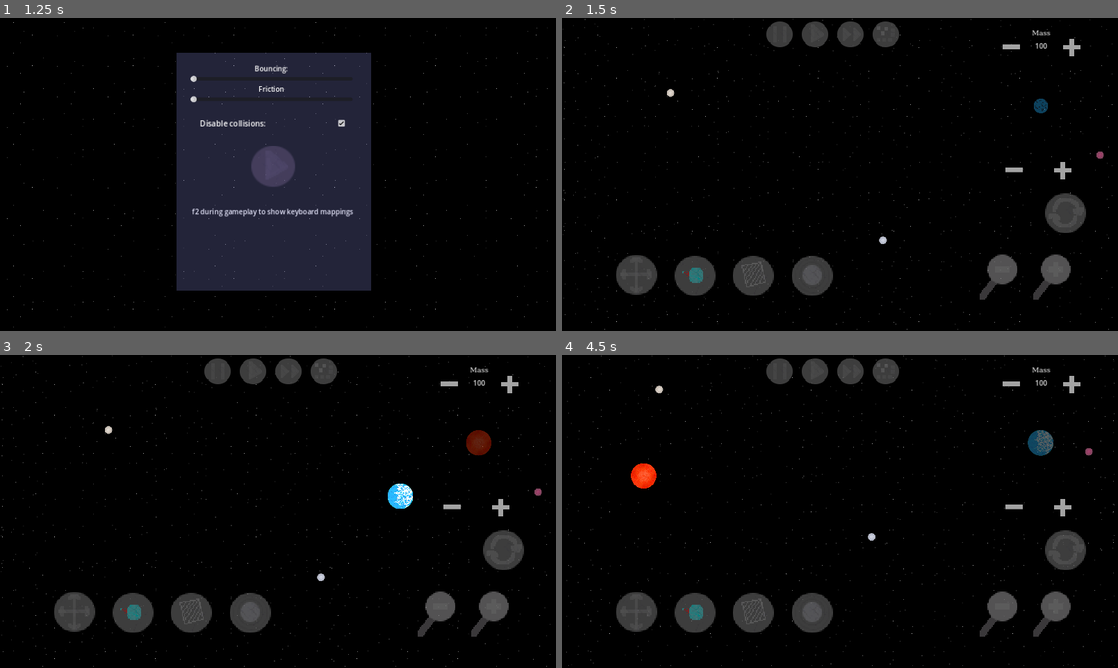
Above: before the commit, frames 1-4 (two rows, left to right).
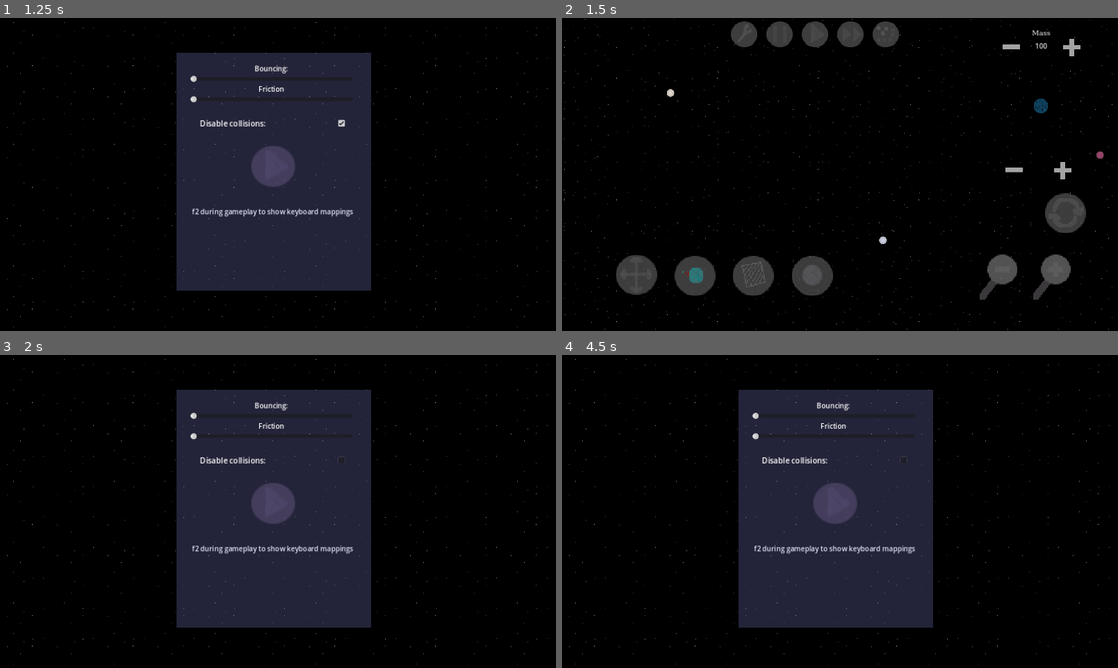
Above: after the commit, the same moments.

Repository: ArielLeiva/SimulacionGravitacional
Game: Godot game, scene res://scenes/main_menu.tscn
Two runs of this game, one before a commit and one after it. Both use one fixed random seed, a clock stepped at 60 frames per second and the inputs below. Sound files missing from this copy of the repository are replaced by a short silence.
Inputs (mouse positions are in pixels of both pictures, inside the frame that each line leads up to):
- Up to frame 1 (1.25 s): click (339, 124) at 0.5 s
- Up to frame 2 (1.5 s): tap Enter (start_game) at 1.25 s; move the mouse to (962, 158) at 1.27 s; hold F (fast_forward) from 1.28 s (still down); hold Enter (start_game) from 1.28 s (still down); click (962, 158) at 1.42 s
- Up to frame 3 (2 s): keep holding F (fast_forward); keep holding Enter (start_game); tap M (go_to_main, bound only after the commit) at 1.55 s
- Up to frame 4 (4.5 s): release F (fast_forward) at 2 s; release Enter (start_game) at 2 s; tap R (restart_scene) at 2 s; drag from (728, 527) to (840, 511) at 2.02 s; move the mouse to (895, 442) at 2.77 s; hold F (fast_forward) 2.78-3.5 s; hold Down (camera_down) 2.78-3.5 s; tap M (go_to_main, bound only after the commit) at 3.05 s; drag from (812, 574) to (673, 464) at 3.52 s; move the mouse to (1006, 558) at 4.27 s; hold Right (camera_right) from 4.28 s (still down)

Frame 1 is identical in both runs. In frame 2, 0.3% of the frame differs, in the area x 30-36%, y 1-10%; in frame 3, 32%; in frame 4, 32%, in the area x 0-100%, y 0-100%.

Commit message:
Parcialmente implementado ir al menu principal

Diff:
--- a/project.godot
+++ b/project.godot
@@ -127,6 +127,11 @@
 "events": [Object(InputEventKey,"resource_local_to_scene":false,"resource_name":"","device":-1,"window_id":0,"alt_press …(182 unchanged characters)…
 ]
 }
+stop={
+"deadzone": 0.5,
+"events": [Object(InputEventKey,"resource_local_to_scene":false,"resource_name":"","device":-1,"window_id":0,"alt_pressed":false,"shift_pressed":false,"ctrl_pressed":false,"meta_pressed":false,"pressed":false,"keycode":0,"physical_keycode":32,"key_label":0,"unicode":32,"echo":false,"script":null)
+]
+}
 follow={
 "deadzone": 0.5,
 "events": [Object(InputEventKey,"resource_local_to_scene":false,"resource_name":"","device":-1,"window_id":0,"alt_pressed":false,"shift_pressed":false,"ctrl_pressed":false,"meta_pressed":false,"pressed":false,"keycode":0,"physical_keycode":67,"key_label":0,"unicode":99,"echo":false,"script":null)
@@ -177,6 +182,11 @@
 "events": [Object(InputEventKey,"resource_local_to_scene":false,"resource_name":"","device":-1,"window_id":0,"alt_press …(182 unchanged characters)…
 ]
 }
+go_to_main={
+"deadzone": 0.5,
+"events": [Object(InputEventKey,"resource_local_to_scene":false,"resource_name":"","device":-1,"window_id":0,"alt_pressed":false,"shift_pressed":false,"ctrl_pressed":false,"meta_pressed":false,"pressed":false,"keycode":0,"physical_keycode":77,"key_label":0,"unicode":109,"echo":false,"script":null)
+]
+}
 
 [input_devices]
 
--- a/scenes/UI.tscn
+++ b/scenes/UI.tscn
@@ -24,6 +24,7 @@
 [ext_resource type="Texture2D" uid="uid://dmggqbt6qeg1l" path="res://assets/modes/gravity_button_pressed.png" id="15_pam3s"]
 [ext_resource type="Script" path="res://scripts/buttons/spawn_balls.gd" id="15_uho6g"]
 [ext_resource type="Texture2D" uid="uid://bhln8cgnp6rn2" path="res://assets/modes/follow_button.png" id="17_m45qu"]
+[ext_resource type="Texture2D" uid="uid://b7gfdynoagmns" path="res://assets/modes/go_to_main.png" id="17_nj7cp"]
 [ext_resource type="Texture2D" uid="uid://b31lork5j8sdw" path="res://assets/modes/follow_button_pressed.png" id="18_jrsj2"]
 [ext_resource type="Script" path="res://scripts/follow_button.gd" id="19_ac2ot"]
 [ext_resource type="Texture2D" uid="uid://ddj6fqensgemi" path="res://assets/time/stop_button.png" id="20_h7lwt"]
@@ -3158,7 +3159,7 @@
 offset_bottom = 510.0
 
 [node name="misc_rect" type="ReferenceRect" parent="rects"]
-offset_left = 457.0
+offset_left = 384.0
 offset_right = 791.0
 offset_bottom = 76.0
 
@@ -3260,6 +3261,14 @@
 action = "select_mode"
 script = ExtResource("9_du6lf")
 
+[node name="go_to_main" type="TouchScreenButton" parent="VBoxContainer/modes"]
+modulate = Color(1, 1, 1, 0.501961)
+texture_filter = 1
+position = Vector2(-60.5, -293.5)
+scale = Vector2(0.822375, 0.87075)
+texture_normal = ExtResource("17_nj7cp")
+action = "go_to_main"
+
 [node name="reset_buton" type="TouchScreenButton" parent="VBoxContainer/modes"]
 modulate = Color(1, 1, 1, 0.501961)
 texture_filter = 1
--- a/scripts/stage.gd
+++ b/scripts/stage.gd
@@ -47,6 +47,9 @@
 	elif !ui.visible and event.is_action_pressed("l_click"):
 		if event.double_click:
 			ui.visible = !ui.visible
+	elif event.is_action_pressed("go_to_main"):
+		glob.default()
+		get_tree().change_scene_to_file("res://scenes/main_menu.tscn")
 
 	# TODO: Redesign this hardcoded part
 	var i = 0
Binary file added: assets/modes/go_to_main.png
Not shown, added: assets/modes/go_to_main.png.import
Not shown: 1 places in scenes/UI.tscn that only renumber resources
Not shown, added: assets/go_to_main.xcf
